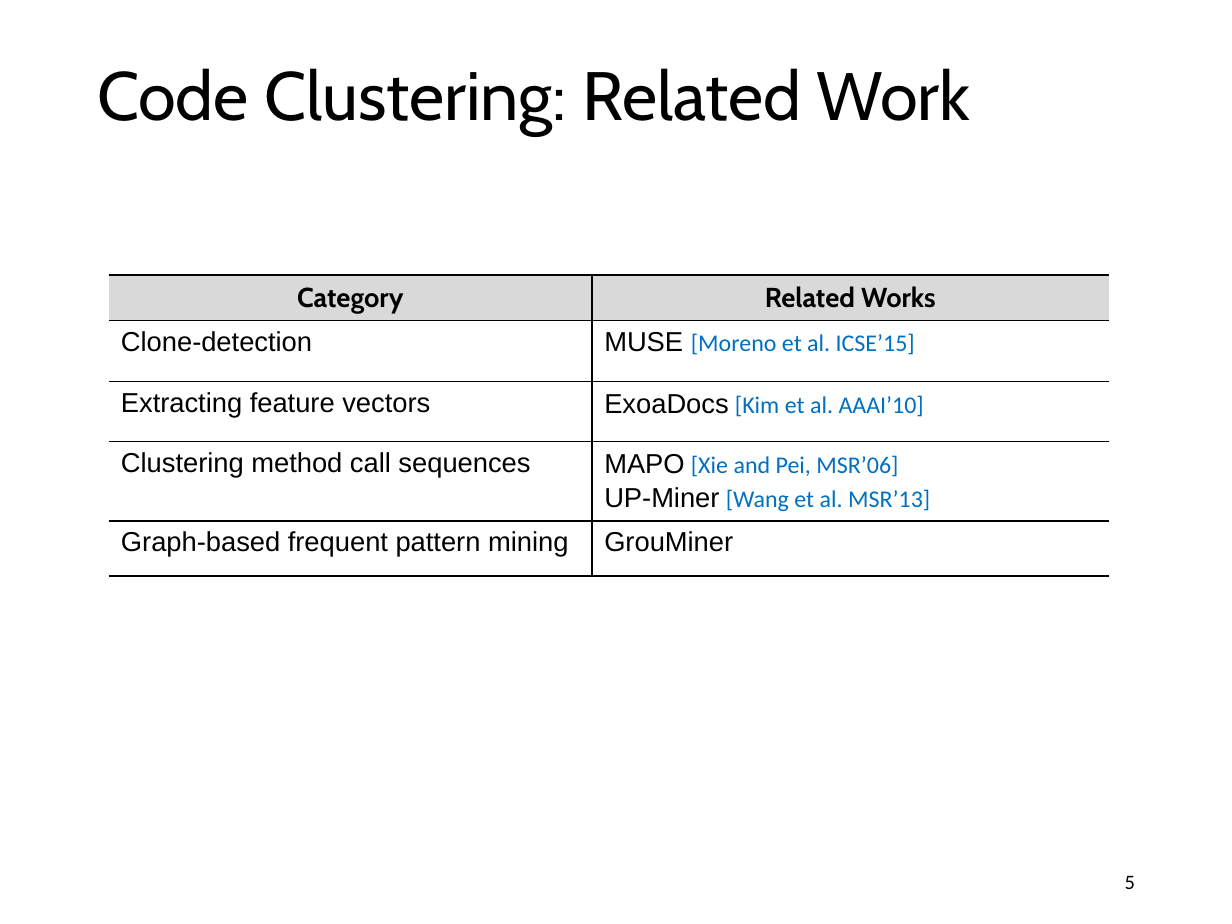
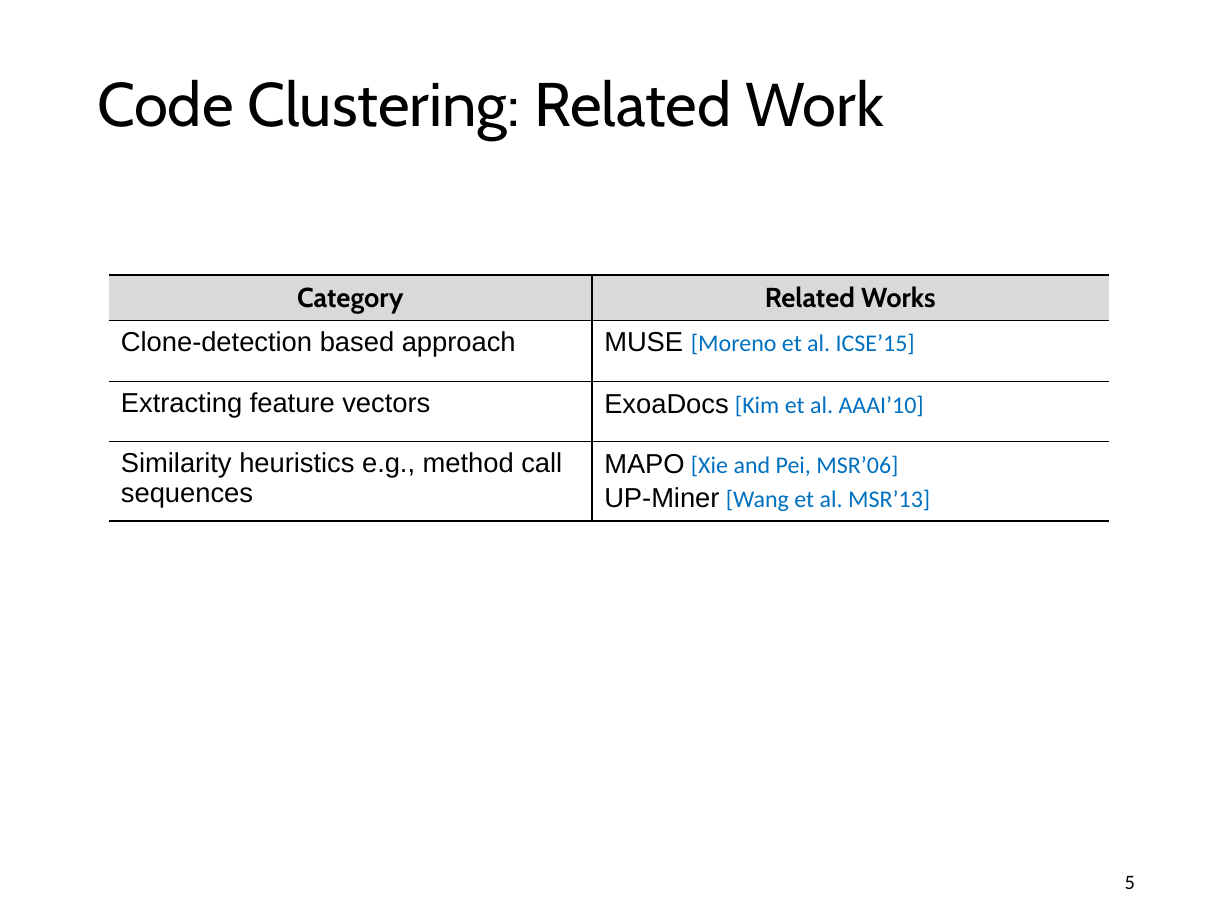
Before and after one commit to guxd/guxd.github.io, a slide deck: slide 5 of papers/slides/codekernel.pptx. Drawn at 1232x924 pixels with LibreOffice and Linux fonts; fonts in the diff are those of the drawing. Boxes give left, top, right and bottom in pixels: in the first picture for what was removed or moved away, otherwise in the second. Text is boxed around its words. In the diff, an @@ line names an element or a change of style, - is before the commit and + after.

```diff
--- a/papers/slides/codekernel.pptx
+++ b/papers/slides/codekernel.pptx
@@ title "Code Clustering: Related Work": place and size @@
-title "Code Clustering: Related Work" at box(97, 68, 971, 135)
+title "Code Clustering: Related Work" at box(97, 79, 884, 140)
@@ title "Code Clustering: Related Work" at box(97, 79, 884, 140): size 40 to 36 pt @@
@@ table at box(108, 275, 1108, 519) @@
-row 2, column 1: Clone-detection
+row 2, column 1: Clone-detection based approach
-row 4: Clustering method call sequences | MAPO [Xie and Pei, MSR’06] / UP-Miner [Wang et al. MSR’13]
-row 5: Graph-based frequent pattern mining | GrouMiner
+row 4: Similarity heuristics e.g., method call sequences | MAPO [Xie and Pei, MSR’06] / UP-Miner [Wang et al. MSR’13]
```
Also in this commit, not shown: 20 other slides changed, 2 slides added, 2 slides removed.
